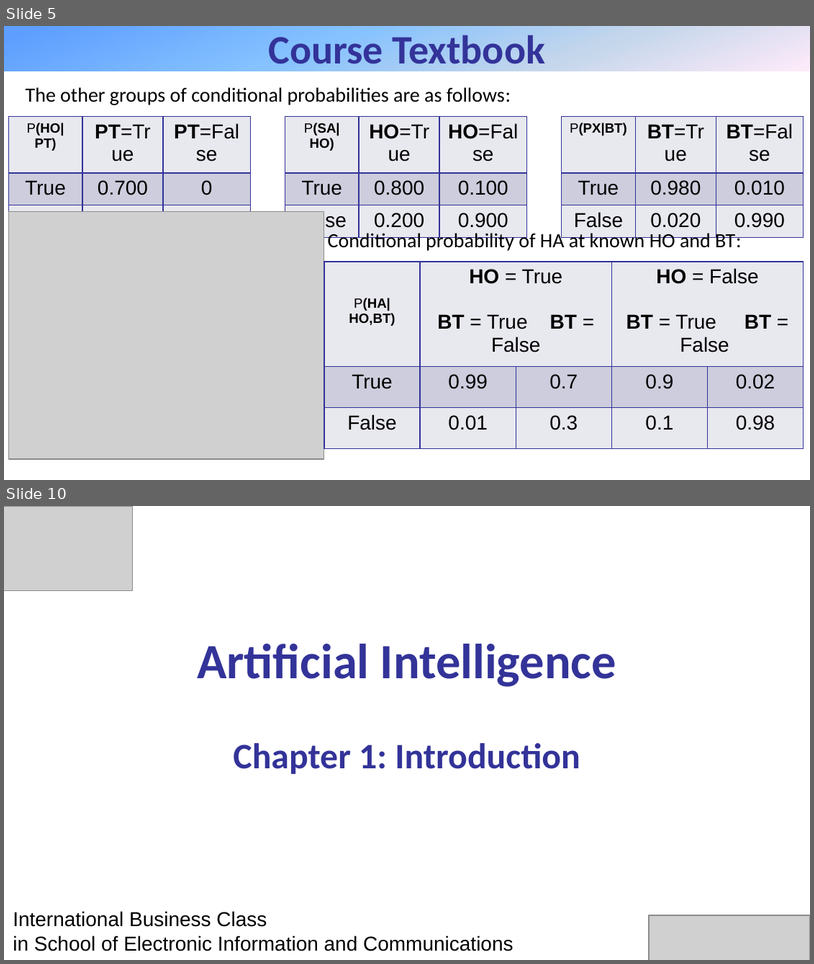
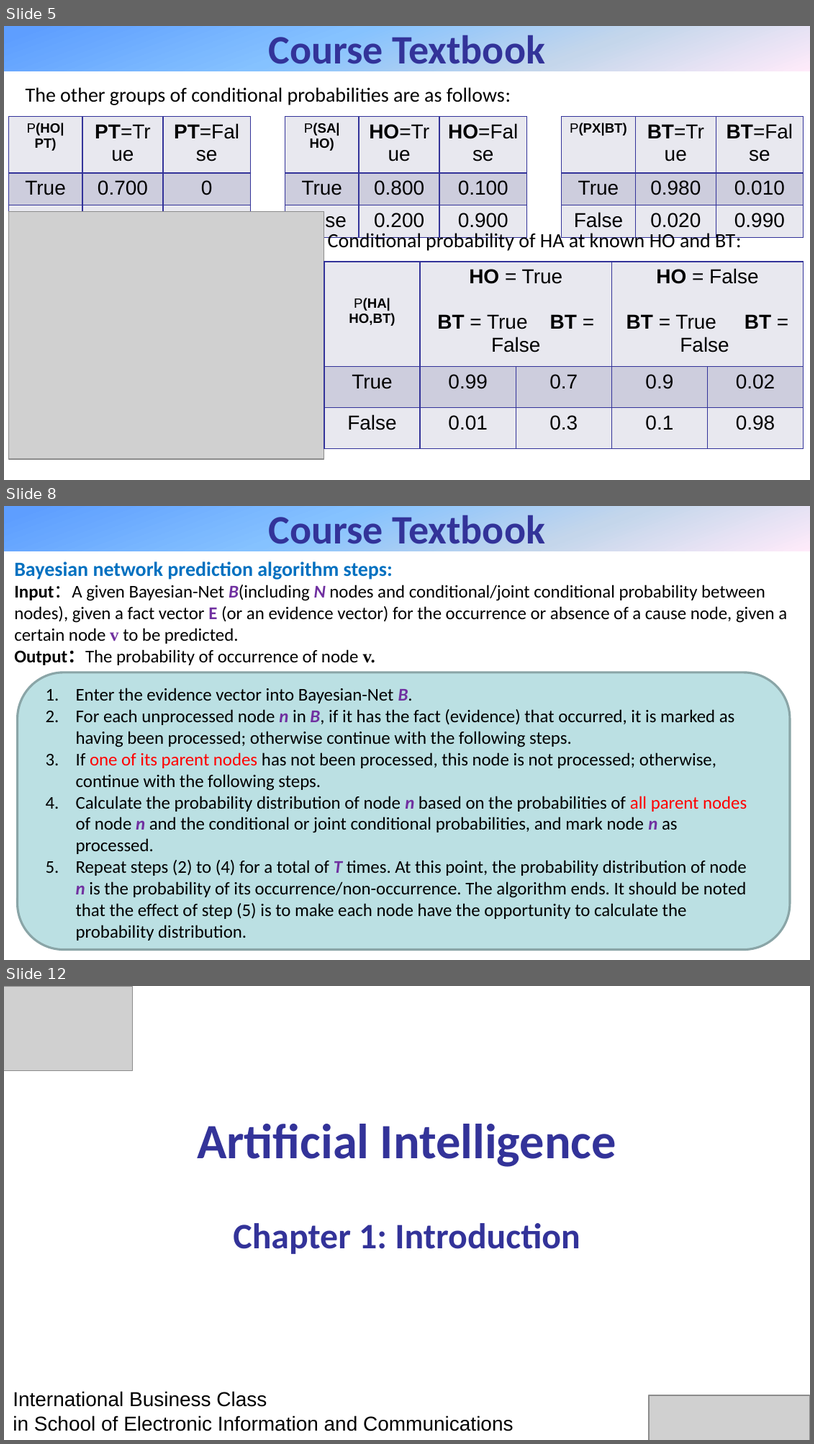
Before and after one commit to WeakX/Notes, a slide deck: ref/BayesNet.pptx. Shown one above the other, each under a label of ours: slides 5 and 10 before the commit, slides 5, 8 and 12 after it; the slides between them are not shown. The pictures are 814x964 and 814x1444 pixels, drawn with LibreOffice and Linux fonts; fonts in the diff are those of the drawing; grey boxes stand for pictures. Boxes give left, top, right and bottom in pixels: in the first picture for what was removed or moved away, otherwise in the second. Text is boxed around its words. In the diff, an @@ line names an element or a change of style, - is before the commit and + after.

```diff
--- a/ref/BayesNet.pptx
+++ b/ref/BayesNet.pptx
@@ slide 8 added at [4, 506, 810, 960], background #FFFFFF @@
@@ rectangle added at [4, 506, 810, 551], fill gradient #5E9EFF to #85C2FF to #C4D6EB to #FFEBFA, 36 pt, text #333399, bold @@
+Course Textbook
@@ text added at [14, 561, 787, 665], 16 pt, text #000000 @@
+Bayesian network prediction algorithm steps:
+Input：A given Bayesian-Net B(including N nodes and conditional/joint conditional probability between nodes), given a fact vector E (or an evidence vector) for the occurrence or absence of a cause node, given a certain node v to be predicted.
+Output：The probability of occurrence of node v.
@@ rounded rectangle added at [18, 672, 790, 949], fill #BBE0E3, outline #8AA6A8 2 pt @@
@@ text added at [76, 687, 747, 940], 16 pt, text #000000 @@
+1. Enter the evidence vector into Bayesian-Net B.
+2. For each unprocessed node n in B, if it has the fact (evidence) that occurred, it is marked as having been processed; otherwise continue with the following steps.
+3. If one of its parent nodes has not been processed, this node is not processed; otherwise, continue with the following steps.
+4. Calculate the probability distribution of node n based on the probabilities of all parent nodes of node n and the conditional or joint conditional probabilities, and mark node n as processed.
+5. Repeat steps (2) to (4) for a total of T times. At this point, the probability distribution of node n is the probability of its occurrence/non-occurrence. The algorithm ends. It should be noted that the effect of step (5) is to make each node have the opportunity to calculate the probability distribution.
@@ what was slide 10 is now slide 12 @@
```
Also in this commit, not shown: 3 slides changed, 3 other slides added, 2 slides removed.
